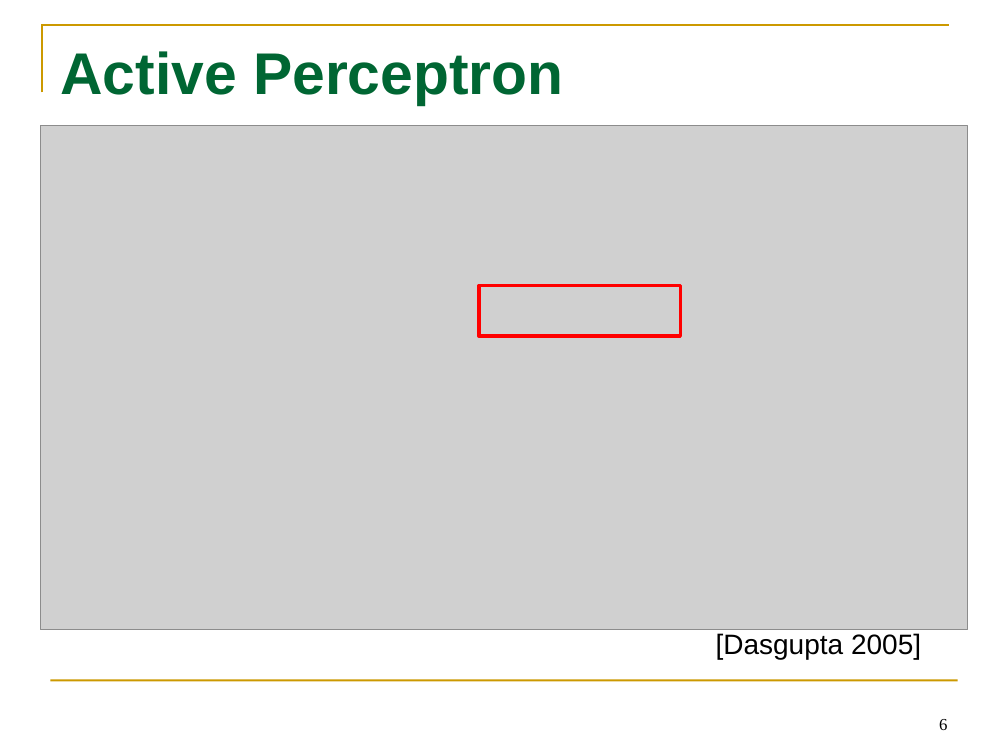
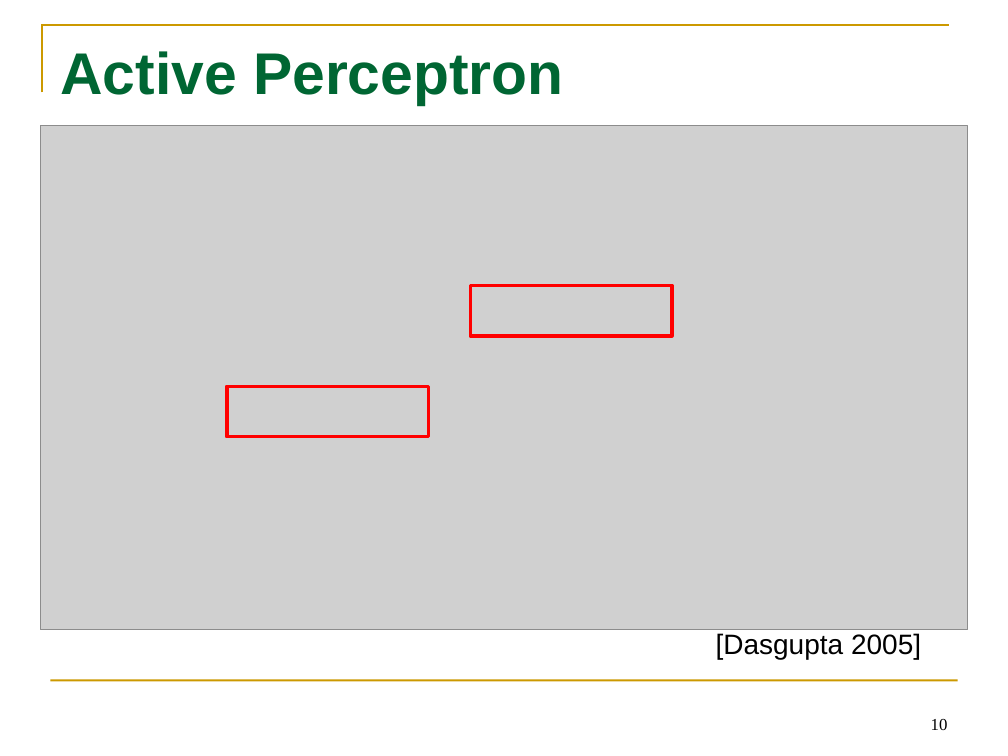
Before and after one commit to tttyy/Active-Learning, a slide deck: slide 10 of presentation/Activelearning.pptx (slide 6 before the commit). Drawn at 1008x756 pixels with LibreOffice and Linux fonts; fonts in the diff are those of the drawing; grey boxes stand for pictures. Boxes give left, top, right and bottom in pixels: in the first picture for what was removed or moved away, otherwise in the second. Text is boxed around its words. In the diff, an @@ line names an element or a change of style, - is before the commit and + after.

```diff
--- a/presentation/Activelearning.pptx
+++ b/presentation/Activelearning.pptx
@@ rectangle added at [471, 285, 672, 336], outline #FF0000 2.5 pt @@
@@ rectangle: place and size @@
-rectangle at [479, 285, 680, 336]
+rectangle at [227, 386, 428, 436]
@@ page number at [931, 719, 948, 730]: text changed @@
-6
+10
```
Also in this commit, not shown: 7 other slides changed, 5 slides added, 1 slide removed.
